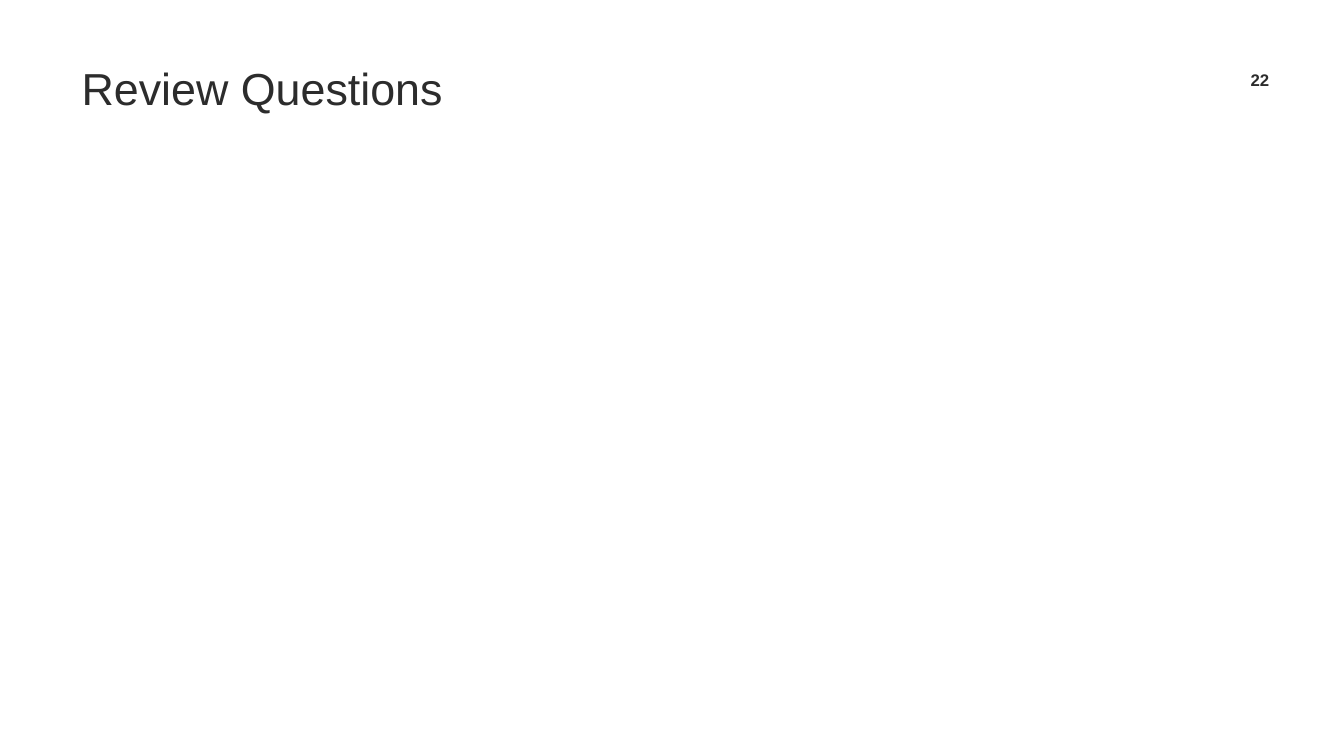
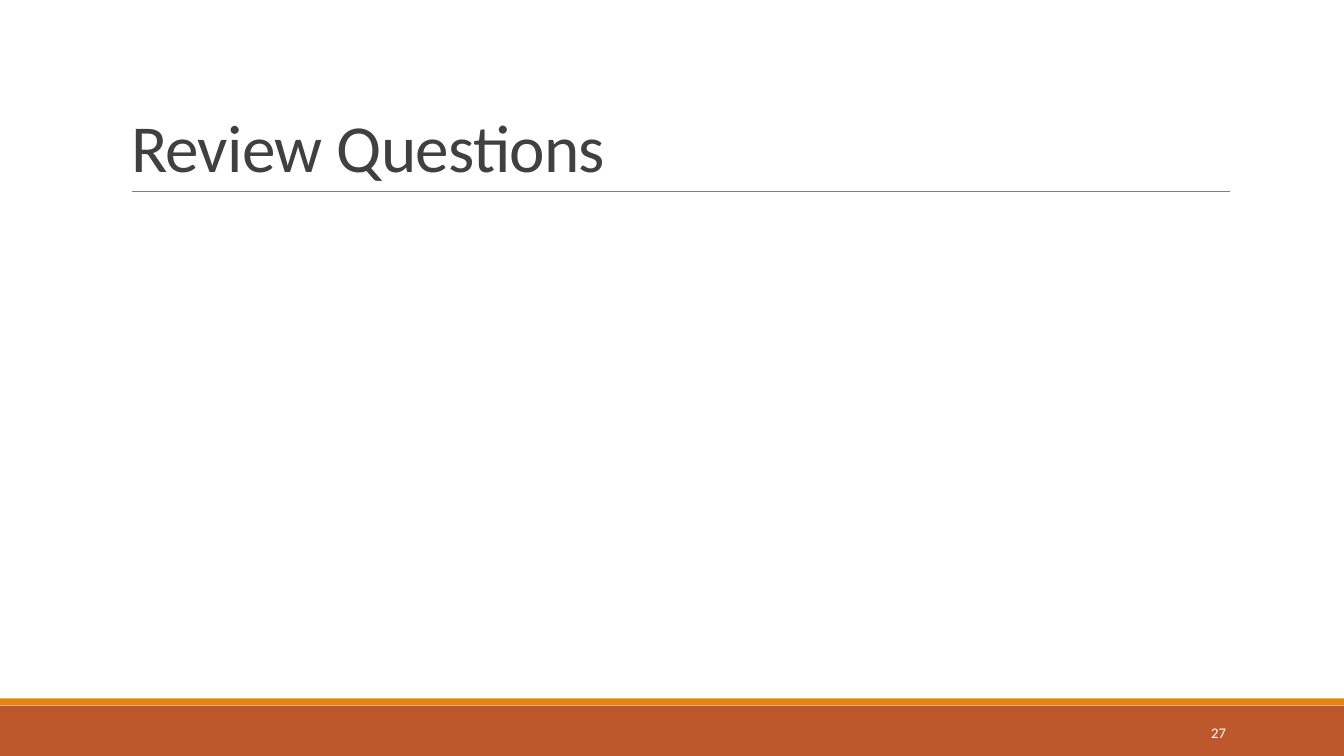
Before and after one commit to TrainingByPackt/Natural-Language-Processing-Fundamentals, a slide deck: slide 27 of Lesson-7-VectorRepresentations/Lesson 7.pptx (slide 22 before the commit). Drawn at 1344x756 pixels with LibreOffice and Linux fonts; fonts in the diff are those of the drawing; background and template pictures are left out. Boxes give left, top, right and bottom in pixels: in the first picture for what was removed or moved away, otherwise in the second. Text is boxed around its words. In the diff, an @@ line names an element or a change of style, - is before the commit and + after.

```diff
--- a/Lesson-7-VectorRepresentations/Lesson 7.pptx
+++ b/Lesson-7-VectorRepresentations/Lesson 7.pptx
@@ title "Review Questions": place and size @@
-title "Review Questions" at <box>82,72,443,114</box>
+title "Review Questions" at <box>131,125,605,181</box>
@@ title "Review Questions" at <box>131,125,605,181</box>: size 32 to 48 pt, font Arial to Calibri, text colour #2C2C2C to #404040, letter spacing 0 to -0.5 pt; line spacing 1 to 0.85; vertical alignment middle to bottom @@
@@ page number removed at <box>1251,74,1270,86</box> @@
-22
@@ line added from (132, 192) to (1231, 192), #808080 0.5 pt @@
@@ rectangle added at <box>0,706,1344,756</box>, fill #BD582C @@
@@ rectangle added at <box>0,699,1344,706</box>, fill #E48312 @@
@@ page number added at <box>1211,728,1226,738</box>, 10.5 pt, text #FFFFFF @@
+27
```
Also in this commit, not shown: 23 other slides changed, 5 slides added, 3 other files.
